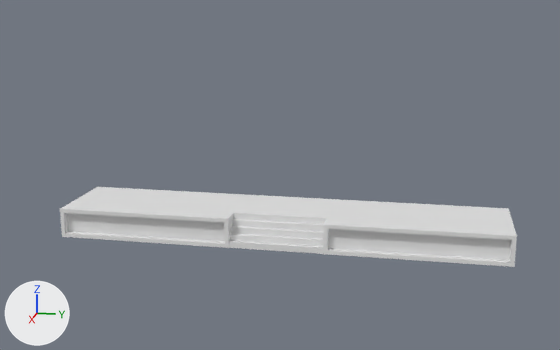
What one commit did to the Blender file Resources/ArtSharing/JuliaArt/CryptTopStuff/CryptTopMainRoom/FancyWall.blend.
Both versions are drawn from a 50 mm camera at (54.0, 9.7, 16.9) aimed at (0.7, -1.0, 3.5). The lights are fixed; the arrows at lower left show +X, +Y and +Z. The first picture is the older version.

Script lines for the objects in view, before the commit:
```python
ob_alter = bpy.data.objects.new('Alter', me_cube_004)
ob_alter.location = (0.0, 0.0, 0.0)
ob_arch = bpy.data.objects.new('Arch', me_circle_004)
ob_arch.location = (-0.78, 0.0, 0.0)
ob_arch_002 = bpy.data.objects.new('Arch.002', me_circle_002)
ob_arch_002.location = (-0.78, 0.0, 0.0)
ob_arch_003 = bpy.data.objects.new('Arch.003', me_circle_003)
ob_arch_003.location = (-0.78, 0.0, 0.0)
ob_arch_005 = bpy.data.objects.new('Arch.005', me_circle_006)
ob_arch_005.location = (-0.78, 0.0, 0.0)
ob_backwall = bpy.data.objects.new('BackWall', me_cube_005)
ob_backwall.location = (0.0, 0.0, 0.0)
ob_backwall.scale = (1.01, 1.0, 1.0)
ob_cube_002 = bpy.data.objects.new('Cube.002', me_cube)
ob_cube_002.location = (0.0, 0.0, 0.0)
ob_cube_004 = bpy.data.objects.new('Cube.004', me_cube_002)
ob_cube_004.location = (0.0, 0.0, 0.0)
ob_cube_005 = bpy.data.objects.new('Cube.005', me_cube_007)
ob_cube_005.location = (0.0, 0.0, 0.0)
```
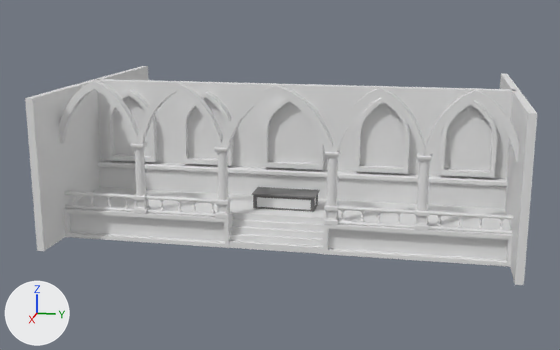
Where the newer file only moved an object's origin or applied its transform, the numbers keep the older frame.

Pixel boxes (x1, y1, x2, y2) of what changed, in the pictures (560 x 350 px):
'BackWall', shown: after (97, 79, 514, 209)
'Cube.004', shown: after (106, 89, 497, 178)
'Side walls', shown: after (25, 66, 537, 285)
'Cube.002', shown: after (97, 160, 507, 187)
'Arch.005', shown: after (137, 82, 425, 156)
'Pillar.001', added: after (130, 142, 432, 230)
'Pillar', added: after (214, 146, 341, 225)
'Arch', shown: after (221, 84, 333, 152)
'Balusters.001', shown: after (338, 206, 514, 234)
'Alter', shown: after (252, 187, 319, 212)
'Arch.002', shown: after (424, 90, 519, 163)
'Arch.003', shown: after (59, 80, 139, 144)
'Balusters.002', added: after (64, 191, 216, 217)

The change, as a diff of the scene's bpy script:
```diff
--- a/Resources/ArtSharing/JuliaArt/CryptTopStuff/CryptTopMainRoom/FancyWall.blend.py
+++ b/Resources/ArtSharing/JuliaArt/CryptTopStuff/CryptTopMainRoom/FancyWall.blend.py
@@ mat_pillar @@
+mat_pillar = principled_material('Pillar')
+mat_pillar.base_color = (0.8, 0.8, 0.8)  # white #e7e7e7
@@ mat_pillarbaseandtop @@
+mat_pillarbaseandtop = principled_material('PillarBaseAndTop')
+mat_pillarbaseandtop.base_color = (0.8, 0.8, 0.8)  # white #e7e7e7
@@ me_cube_014 @@
+me_cube_014.from_pydata(...)  # 296 vertices, 260 faces; spans x 6.1..7.01, y -9.72..-8.81, z 2.0..6.69
+# faces by material slot: [242, 18]
+me_cube_014.materials.append(mat_pillarbaseandtop)  # white #e7e7e7
+me_cube_014.materials.append(mat_pillar)  # white #e7e7e7
@@ me_cube_013 @@
+me_cube_013.from_pydata(...)  # 296 vertices, 260 faces; spans x 6.1..7.01, y -4.04..-3.13, z 2.0..6.69
+# faces by material slot: [242, 18]
+me_cube_013.materials.append(mat_pillarbaseandtop)  # white #e7e7e7
+me_cube_013.materials.append(mat_pillar)  # white #e7e7e7
@@ me_cube_001 @@
+me_cube_001.from_pydata(...)  # 1410 vertices, 1348 faces; spans x 6.41..6.75, y -14.97..-3.77, z 2.0..3.13
@@ ob_backwall @@
 _m = ob_backwall.modifiers.new('Boolean', 'BOOLEAN')
 _m.object = ob_cube_004
-ob_backwall.hide_set(True)
@@ ob_cube_002 @@
 ob_cube_002.location = (0.0, 0.0, 0.0)
-ob_cube_002.hide_set(True)
@@ ob_cube_004 @@
 ob_cube_004.location = (0.0, 0.0, 0.0)
-ob_cube_004.hide_set(True)
@@ ob_alter @@
 ob_alter.location = (0.0, 0.0, 0.0)
-ob_alter.hide_set(True)
@@ ob_arch @@
 ob_arch.location = (-0.78, 0.0, 0.0)
-ob_arch.hide_set(True)
@@ ob_arch_002 @@
 ob_arch_002.location = (-0.78, 0.0, 0.0)
-ob_arch_002.hide_set(True)
@@ ob_arch_003 @@
 ob_arch_003.location = (-0.78, 0.0, 0.0)
-ob_arch_003.hide_set(True)
@@ ob_arch_005 @@
 ob_arch_005.location = (-0.78, 0.0, 0.0)
-ob_arch_005.hide_set(True)
@@ ob_side_walls @@
 _m = ob_side_walls.modifiers.new('Mirror', 'MIRROR')
 _m.use_axis = (False, True, False)
-ob_side_walls.hide_set(True)
@@ ob_balusters_001 @@
 ob_balusters_001.scale = (0.01, 0.01, 0.01)
-ob_balusters_001.hide_set(True)
@@ ob_pillar_001 @@
+ob_pillar_001 = bpy.data.objects.new('Pillar.001', me_cube_014)
+ob_pillar_001.location = (0.0, 0.0, 0.0)
+_m = ob_pillar_001.modifiers.new('Mirror', 'MIRROR')
+_m.use_axis = (False, True, False)
@@ ob_pillar @@
+ob_pillar = bpy.data.objects.new('Pillar', me_cube_013)
+ob_pillar.location = (0.0, 0.0, 0.0)
+_m = ob_pillar.modifiers.new('Mirror', 'MIRROR')
+_m.use_axis = (False, True, False)
@@ ob_balusters_002 @@
+ob_balusters_002 = bpy.data.objects.new('Balusters.002', me_cube_001)
+ob_balusters_002.location = (0.0, 0.0, 0.0)
```
